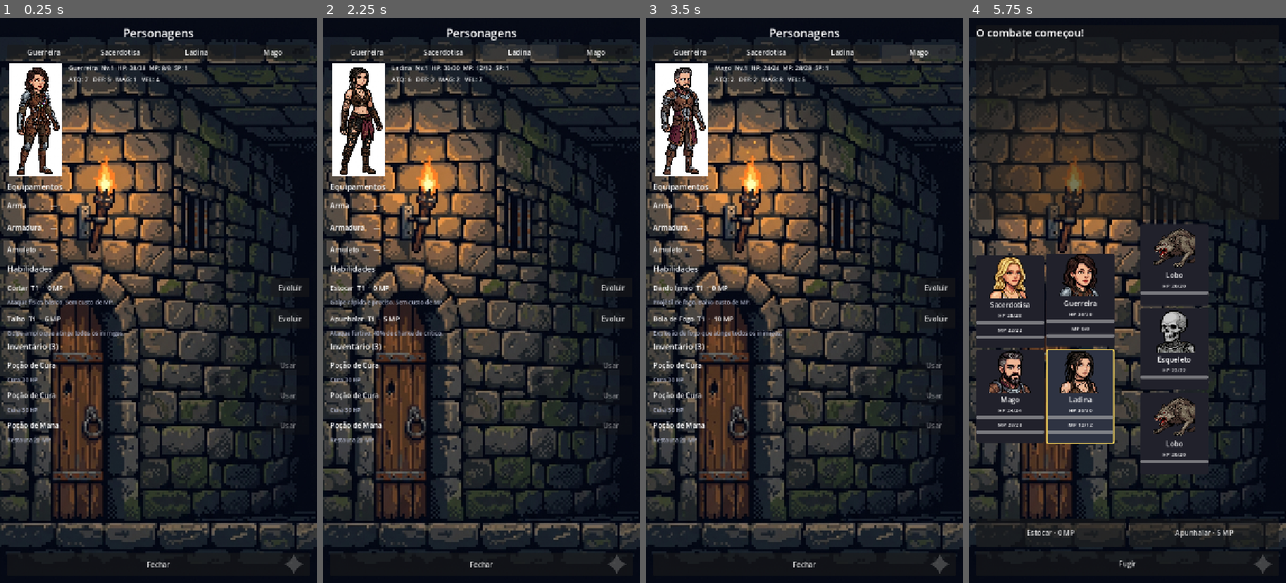
Above: before the commit, frames 1-4 (left to right).
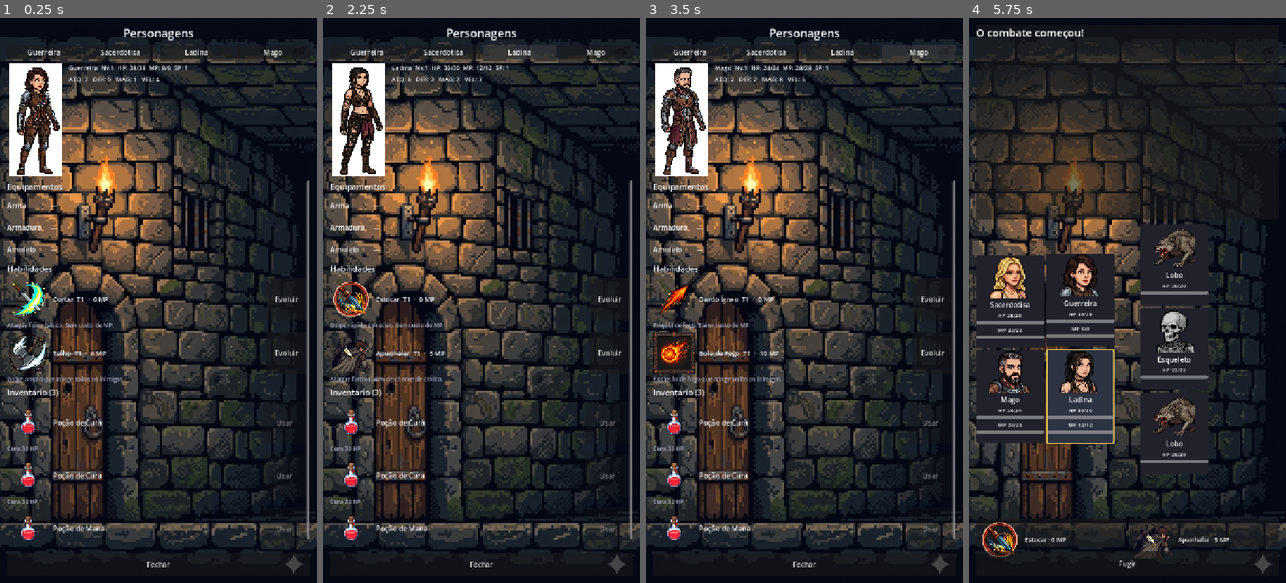
Above: after the commit, the same moments.

Repository: RoxtonRD/dungeon-rpg
Game: Godot game, scene res://scripts/inventory/inventory_screen.tscn
Same seed, same stepped clock (60 frames per second), same inputs: the game is played once before the commit and once after it. This scene is started directly instead of the project's main scene.
Inputs:
- Up to frame 1 (0.25 s): no input
- Up to frame 2 (2.25 s): click "Guerreira" at 0.5 s; click "Sacerdotisa" at 1.25 s; click "Ladina" at 2 s
- Up to frame 3 (3.5 s): click "Mago" at 2.75 s
- Up to frame 4 (5.75 s): click "Evoluir" at 3.5 s; click "Fechar" at 4.25 s; click "Combate" at 5 s

The runs differ from the first frame. In frame 1, 4.1% of the frame differs, in the area x 2-98%, y 28-93%; in frame 2, 4.3%; in frame 3, 4.5%; in frame 4, 1.0%.

Commit message:
asset(ui): item and skill icons in inventory, shop, combat skill bar

Diff:
--- a/scripts/combat/combat_screen.gd
+++ b/scripts/combat/combat_screen.gd
@@ -226,9 +226,29 @@
 		var btn := Button.new()
 		btn.custom_minimum_size = Vector2(0, 64)
 		btn.size_flags_horizontal = Control.SIZE_EXPAND_FILL
-		btn.text = _label_for_skill(hero, skill)
 		btn.disabled = hero.mp < skill.mp_cost
 		btn.pressed.connect(_on_skill_pressed.bind(skill))
+
+		# Icon + label overlay. Children ignore the mouse so the button stays
+		# clickable as a whole.
+		var hbox := HBoxContainer.new()
+		hbox.set_anchors_and_offsets_preset(Control.PRESET_FULL_RECT)
+		hbox.offset_left = 6
+		hbox.offset_right = -6
+		hbox.add_theme_constant_override("separation", 8)
+		hbox.mouse_filter = Control.MOUSE_FILTER_IGNORE
+		btn.add_child(hbox)
+		hbox.add_child(_make_icon(skill.icon_or_null(), 56))
+
+		var label := Label.new()
+		label.text = _label_for_skill(hero, skill)
+		label.size_flags_horizontal = Control.SIZE_EXPAND_FILL
+		label.vertical_alignment = VERTICAL_ALIGNMENT_CENTER
+		label.autowrap_mode = TextServer.AUTOWRAP_WORD_SMART
+		label.add_theme_font_size_override("font_size", 14)
+		label.mouse_filter = Control.MOUSE_FILTER_IGNORE
+		hbox.add_child(label)
+
 		skill_grid.add_child(btn)
 
 
@@ -246,6 +266,25 @@
 func _clear_skill_buttons() -> void:
 	for child in skill_grid.get_children():
 		child.queue_free()
+
+
+## Returns a square icon Control: a TextureRect when `tex` is non-null, else a
+## small neutral ColorRect placeholder. mouse_filter set to IGNORE.
+func _make_icon(tex: Texture2D, size: int = 64) -> Control:
+	if tex != null:
+		var rect := TextureRect.new()
+		rect.texture = tex
+		rect.custom_minimum_size = Vector2(size, size)
+		rect.stretch_mode = TextureRect.STRETCH_KEEP_ASPECT_CENTERED
+		rect.size_flags_vertical = Control.SIZE_SHRINK_CENTER
+		rect.mouse_filter = Control.MOUSE_FILTER_IGNORE
+		return rect
+	var bg := ColorRect.new()
+	bg.color = Color(0.25, 0.25, 0.32)
+	bg.custom_minimum_size = Vector2(size, size)
+	bg.size_flags_vertical = Control.SIZE_SHRINK_CENTER
+	bg.mouse_filter = Control.MOUSE_FILTER_IGNORE
+	return bg
 
 
 # ── Targeting flow ────────────────────────────────────────────────────────────
--- a/scripts/data/item_data.gd
+++ b/scripts/data/item_data.gd
@@ -35,6 +35,15 @@
 @export_group("Art")
 ## Hand-drawn icon. Left empty in v1 — the UI shows a placeholder.
 @export var icon: Texture2D
+
+
+## Returns the per-item icon Texture2D at assets/icons/items/{id}.png, or null
+## if the file is missing. UI screens fall back to a placeholder ColorRect.
+func icon_or_null() -> Texture2D:
+	var path := "res://assets/icons/items/%s.png" % id
+	if ResourceLoader.exists(path):
+		return load(path) as Texture2D
+	return null
 
 
 ## Short, single-line summary built from the item's stats / effects. Shown as
--- a/scripts/data/skill_data.gd
+++ b/scripts/data/skill_data.gd
@@ -63,3 +63,16 @@
 
 @export_group("Enemy AI")
 @export var use_condition: UseCondition = UseCondition.NONE
+
+
+## Returns the per-skill icon at assets/icons/skills/{filename}.png, or null
+## if the file is missing. Uses the .tres filename basename to stay aligned
+## with Party._skill_key (the canonical id used elsewhere).
+func icon_or_null() -> Texture2D:
+	if resource_path.is_empty():
+		return null
+	var key := resource_path.get_file().get_basename()
+	var path := "res://assets/icons/skills/%s.png" % key
+	if ResourceLoader.exists(path):
+		return load(path) as Texture2D
+	return null
--- a/scripts/inventory/inventory_screen.gd
+++ b/scripts/inventory/inventory_screen.gd
@@ -114,6 +114,8 @@
 		row.add_child(slot_lbl)
 
 		var item: ItemData = hero.equipment[slot]
+		if item != null:
+			row.add_child(_make_icon(item.icon_or_null()))
 		var item_lbl := Label.new()
 		item_lbl.text = item.display_name if item != null else "—"
 		item_lbl.size_flags_horizontal = Control.SIZE_EXPAND_FILL
@@ -165,6 +167,7 @@
 		var row := HBoxContainer.new()
 		row.add_theme_constant_override("separation", 8)
 		row.custom_minimum_size = Vector2(0, 44)
+		row.add_child(_make_icon(skill.icon_or_null()))
 
 		# Skill name + tier
 		var tier := Party.get_skill_tier(hero, skill)
@@ -224,6 +227,7 @@
 		var row := HBoxContainer.new()
 		row.add_theme_constant_override("separation", 8)
 		row.custom_minimum_size = Vector2(0, 44)
+		row.add_child(_make_icon(item.icon_or_null()))
 
 		var name_lbl := Label.new()
 		name_lbl.text = item.display_name
@@ -274,6 +278,26 @@
 
 
 # ── Descriptions ──────────────────────────────────────────────────────────────
+
+## Returns a square icon Control: a TextureRect when `tex` is non-null, else
+## a small neutral ColorRect placeholder. mouse_filter set to IGNORE so the
+## icon never absorbs row taps.
+func _make_icon(tex: Texture2D, size: int = 64) -> Control:
+	if tex != null:
+		var rect := TextureRect.new()
+		rect.texture = tex
+		rect.custom_minimum_size = Vector2(size, size)
+		rect.stretch_mode = TextureRect.STRETCH_KEEP_ASPECT_CENTERED
+		rect.size_flags_vertical = Control.SIZE_SHRINK_CENTER
+		rect.mouse_filter = Control.MOUSE_FILTER_IGNORE
+		return rect
+	var bg := ColorRect.new()
+	bg.color = Color(0.25, 0.25, 0.32)
+	bg.custom_minimum_size = Vector2(size, size)
+	bg.size_flags_vertical = Control.SIZE_SHRINK_CENTER
+	bg.mouse_filter = Control.MOUSE_FILTER_IGNORE
+	return bg
+
 
 ## Small, dimmed, always-visible description line shown under a skill or item.
 func _make_desc_label(text: String) -> Label:
--- a/scripts/shop/shop_screen.gd
+++ b/scripts/shop/shop_screen.gd
@@ -74,6 +74,7 @@
 		if item == null:
 			continue
 		var row := _make_row()
+		row.add_child(_make_icon(item.icon_or_null()))
 
 		var name_lbl := Label.new()
 		name_lbl.text = item.display_name
@@ -127,6 +128,7 @@
 			continue
 		var sell_price: int = maxi(1, item.value / 2)
 		var row := _make_row()
+		row.add_child(_make_icon(item.icon_or_null()))
 
 		var name_lbl := Label.new()
 		name_lbl.text = item.display_name
@@ -186,6 +188,25 @@
 	item_list_vbox.add_child(entry)
 
 
+## Returns a square icon Control: a TextureRect when `tex` is non-null, else
+## a small neutral ColorRect placeholder. mouse_filter set to IGNORE.
+func _make_icon(tex: Texture2D, size: int = 64) -> Control:
+	if tex != null:
+		var rect := TextureRect.new()
+		rect.texture = tex
+		rect.custom_minimum_size = Vector2(size, size)
+		rect.stretch_mode = TextureRect.STRETCH_KEEP_ASPECT_CENTERED
+		rect.size_flags_vertical = Control.SIZE_SHRINK_CENTER
+		rect.mouse_filter = Control.MOUSE_FILTER_IGNORE
+		return rect
+	var bg := ColorRect.new()
+	bg.color = Color(0.25, 0.25, 0.32)
+	bg.custom_minimum_size = Vector2(size, size)
+	bg.size_flags_vertical = Control.SIZE_SHRINK_CENTER
+	bg.mouse_filter = Control.MOUSE_FILTER_IGNORE
+	return bg
+
+
 ## Small, dimmed description line shown under an item row.
 func _make_desc_label(text: String) -> Label:
 	var lbl := Label.new()
